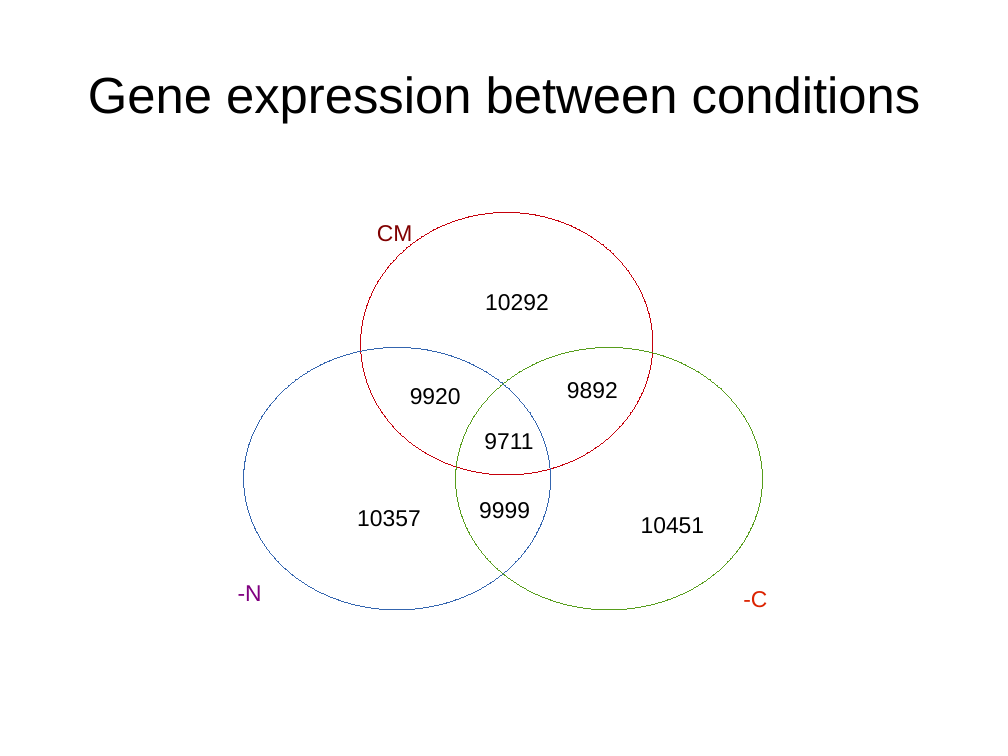
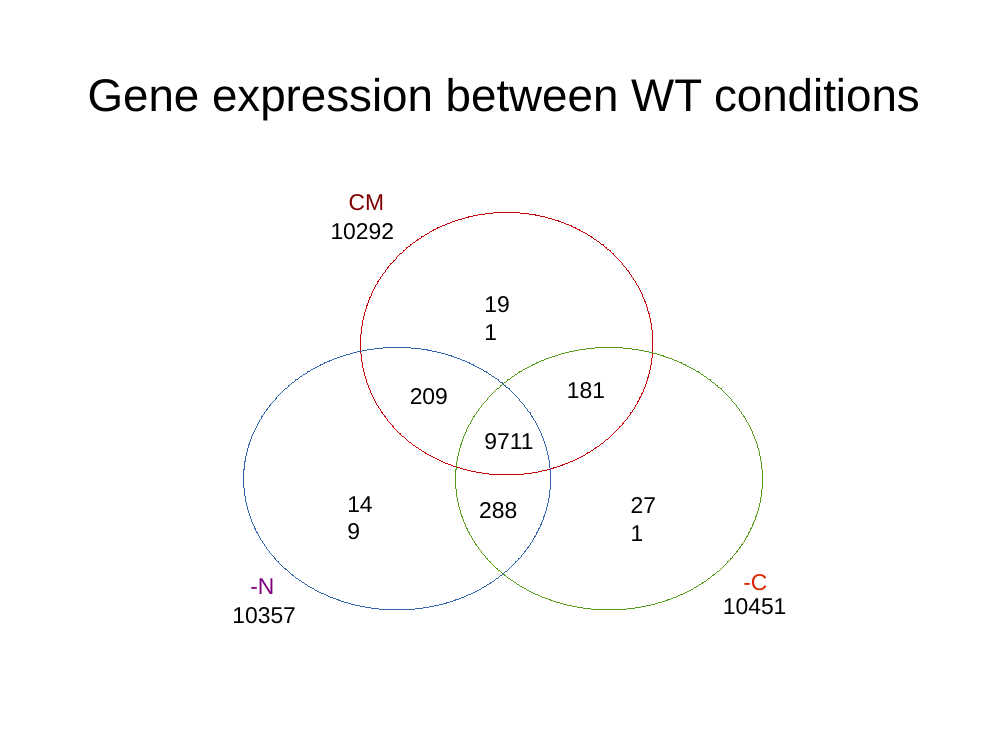
Before and after one commit to wilkinsonlab/m-oryzae-polya, a slide deck: slide 14 of oryzae_data.odp (slide 6 before the commit). Drawn at 1008x756 pixels with LibreOffice and Linux fonts; fonts in the diff are those of the drawing. Boxes give left, top, right and bottom in pixels: in the first picture for what was removed or moved away, otherwise in the second. Text is boxed around its words. In the diff, an @@ line names an element or a change of style, - is before the commit and + after.

```diff
--- a/oryzae_data.odp
+++ b/oryzae_data.odp
@@ title at [88, 78, 920, 120]: text changed; size 40 to 36 pt @@
-Gene expression between conditions
+Gene expression between WT conditions
@@ text "CM" rewrapped from [377, 225, 413, 247] to [349, 194, 385, 211] @@
@@ text "10292": place and size @@
-text "10292" at [485, 294, 549, 311]
+text "10292" at [331, 223, 395, 240]
@@ text added at [476, 285, 531, 346], 18 pt, text #000000 @@
+191
@@ text at [410, 388, 448, 405]: text changed @@
-9920
+209
@@ text at [567, 382, 605, 399]: text changed @@
-9892
+181
@@ text added at [338, 485, 394, 545], 18 pt, text #000000 @@
+149
@@ text at [479, 502, 517, 519]: text changed @@
-9999
+288
@@ text added at [622, 487, 678, 547], 18 pt, text #000000 @@
+271
@@ text "-N": place and size @@
-text "-N" at [238, 585, 262, 601]
+text "-N" at [250, 578, 274, 594]
@@ text "-C": place and size @@
-text "-C" at [743, 591, 767, 608]
+text "-C" at [743, 574, 767, 591]
@@ text "10357": place and size @@
-text "10357" at [357, 510, 421, 527]
+text "10357" at [232, 607, 296, 624]
@@ text "10451": place and size @@
-text "10451" at [641, 517, 705, 534]
+text "10451" at [723, 598, 787, 615]
```
Also in this commit, not shown: 20 other slides changed, 3 slides added, 1 slide removed, 3 other files.
